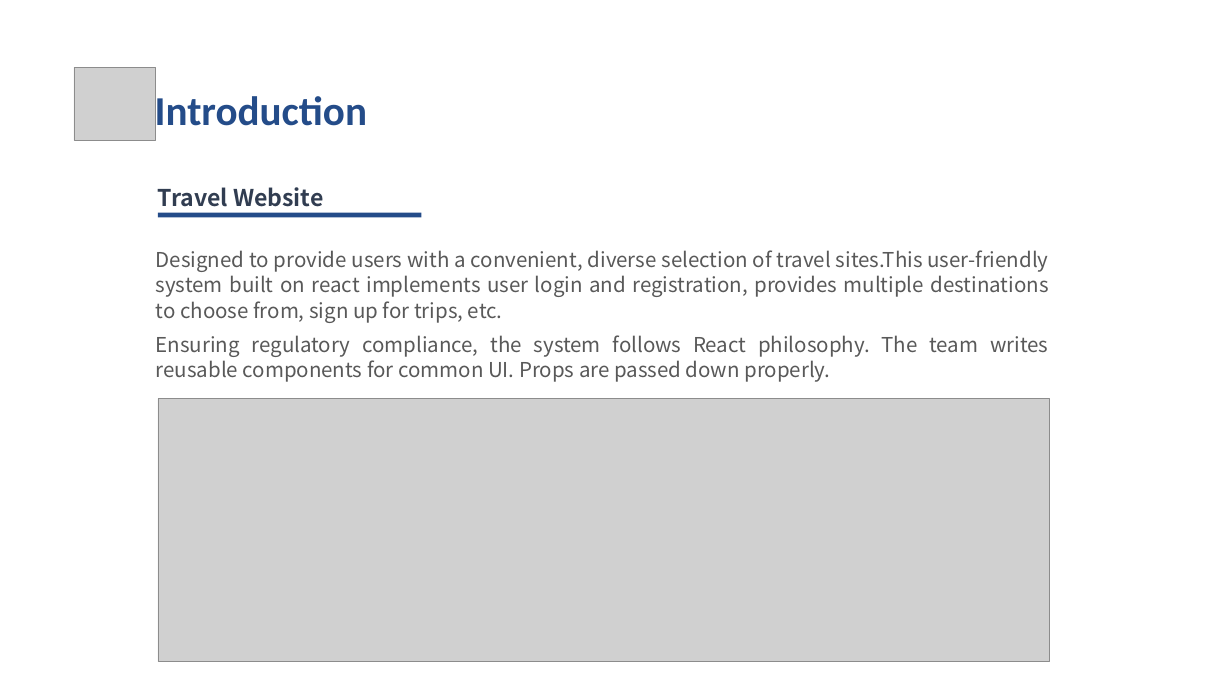
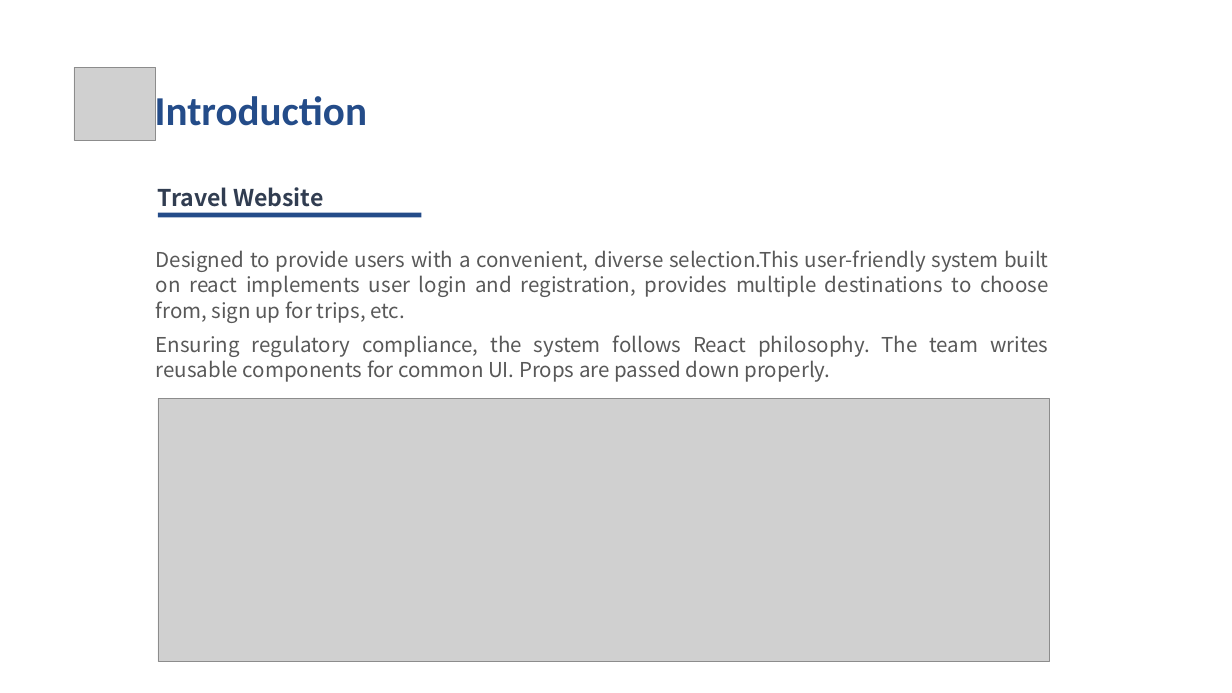
Before and after one commit to chongchen1999/TravelMingle, a slide deck: slide 4 of INFO6150-final.pptx. Drawn at 1232x693 pixels with LibreOffice and Linux fonts; fonts in the diff are those of the drawing; grey boxes stand for pictures; background and template pictures are left out. Boxes give left, top, right and bottom in pixels: in the first picture for what was removed or moved away, otherwise in the second. Text is boxed around its words. In the diff, an @@ line names an element or a change of style, - is before the commit and + after.

```diff
--- a/INFO6150-final.pptx
+++ b/INFO6150-final.pptx
@@ text at (x1=156, y1=250, x2=1049, y2=323): text changed @@
-Designed to provide users with a convenient, diverse selection of travel sites.This user-friendly system built on react implements user login and registration, provides multiple destinations to choose from, sign up for trips, etc.
+Designed to provide users with a convenient, diverse selection.This user-friendly system built on react implements user login and registration, provides multiple destinations to choose from, sign up for trips, etc.
```
Also in this commit, not shown: 4 other slides changed, 1 slide added.
